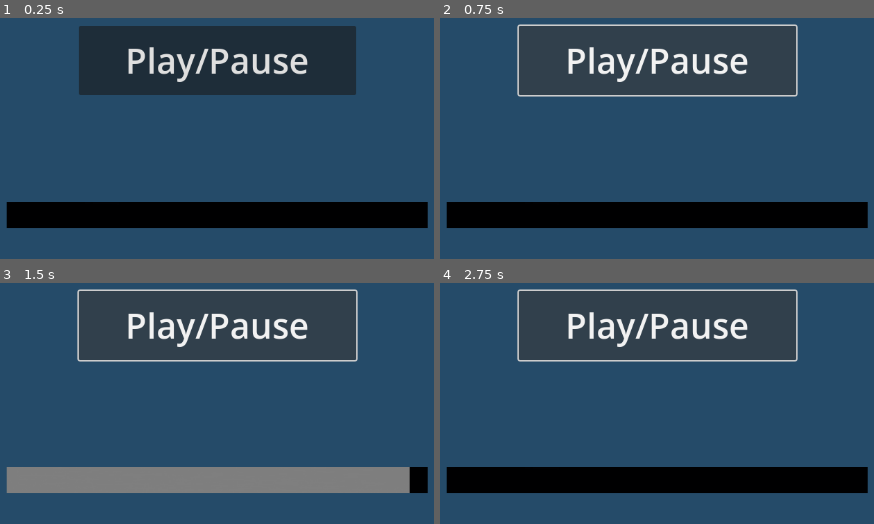
Above: before the commit, frames 1-4 (two rows, left to right).
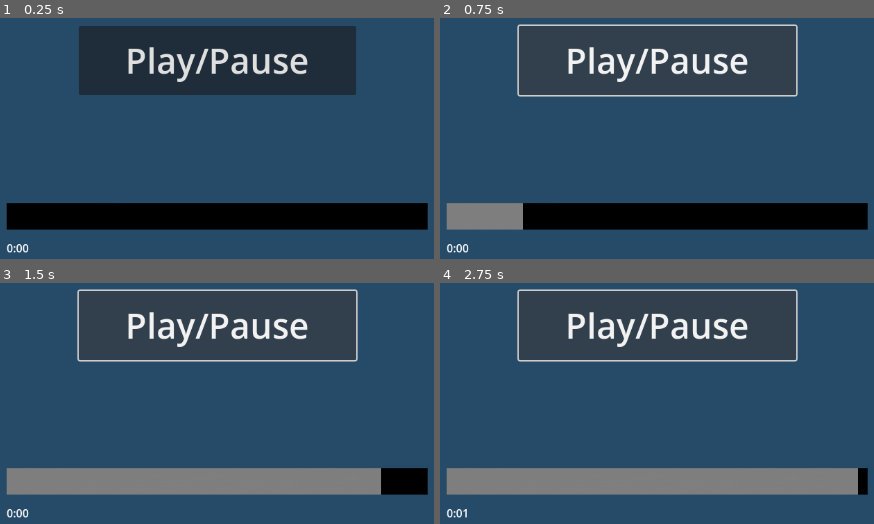
Above: after the commit, the same moments.

Repository: emilfahlgren/FahlgrahnPlay
Game: Godot game, scene res://main.tscn
Same seed, same stepped clock (60 frames per second), same inputs: the game is played once before the commit and once after it. Sound files missing from this copy of the repository are replaced by a short silence.
Inputs:
- Up to frame 1 (0.25 s): no input
- Up to frame 2 (0.75 s): click "Play/Pause" at 0.5 s
- Up to frame 3 (1.5 s): no input
- Up to frame 4 (2.75 s): no input

The runs differ from the first frame. In frame 1, 1.3% of the frame differs, in the area x 1-99%, y 76-98%; in frame 2, 3.2%; in frame 3, 2.0%; in frame 4, 11%.

Commit message:
Add time label

Diff:
--- /dev/null
+++ b/TextureProgressBar.gd
@@ -0,0 +1,20 @@
+extends TextureProgressBar
+
+# Called when the node enters the scene tree for the first time.
+func _ready():
+	var tween = get_tree().create_tween()
+	tween.interpolate_property(
+	$TextureProgressBar,
+	"value",
+	$TextureProgressBar.value,
+	$AudioStreamPlayer.get_playback_position(),
+	1.0,  # Duration in seconds
+	Tween.TRANS_LINEAR,  # Easing function (linear for a smooth progression)
+	Tween.EASE_IN_OUT  # Easing type (in and out for a more natural look)
+)
+#	pass
+
+
+# Called every frame. 'delta' is the elapsed time since the previous frame.
+func _process(delta):
+	pass
--- a/main.gd
+++ b/main.gd
@@ -1,22 +1,26 @@
 extends Control
 
 var sample_pos = 0.0
-var is_playing = false
 
 # Called when the node enters the scene tree for the first time.
 func _ready():
 	$TextureProgressBar.max_value = $AudioStreamPlayer.stream.get_length()
+	$TextureProgressBar.step = 0.01
 
 # Called every frame. 'delta' is the elapsed time since the previous frame.
 func _process(delta):
-	if is_playing:
+	if $AudioStreamPlayer.is_playing():
 		$TextureProgressBar.value = $AudioStreamPlayer.get_playback_position()
+		$TimeLabel.text = format_time($AudioStreamPlayer.get_playback_position())
 
 func _on_button_pressed():
-	if not is_playing:
+	if not $AudioStreamPlayer.is_playing():
 		$AudioStreamPlayer.play(sample_pos)
-		is_playing = true
 	else:
 		sample_pos = $AudioStreamPlayer.get_playback_position()
 		$AudioStreamPlayer.stop()
-		is_playing = false
+
+func format_time(seconds):
+	var minutes = int(seconds / 60)
+	var remaining_seconds = int(seconds) % 60
+	return str(minutes).pad_zeros(1) + ":" + str(remaining_seconds).pad_zeros(2)
--- a/main.tscn
+++ b/main.tscn
@@ -47,7 +47,7 @@
 anchor_right = 0.5
 anchor_bottom = 1.0
 offset_left = -304.0
-offset_top = -120.0
+offset_top = -118.0
 offset_right = 303.0
 offset_bottom = -80.0
 grow_horizontal = 2
@@ -55,4 +55,16 @@
 texture_under = ExtResource("3_dk6hn")
 texture_progress = ExtResource("4_jm21r")
 
+[node name="TimeLabel" type="RichTextLabel" parent="."]
+layout_mode = 1
+anchors_preset = 2
+anchor_top = 1.0
+anchor_bottom = 1.0
+offset_left = 272.0
+offset_top = -65.0
+offset_right = 414.0
+offset_bottom = -25.0
+grow_vertical = 0
+text = "0:00"
+
 [connection signal="pressed" from="Button" to="." method="_on_button_pressed"]
